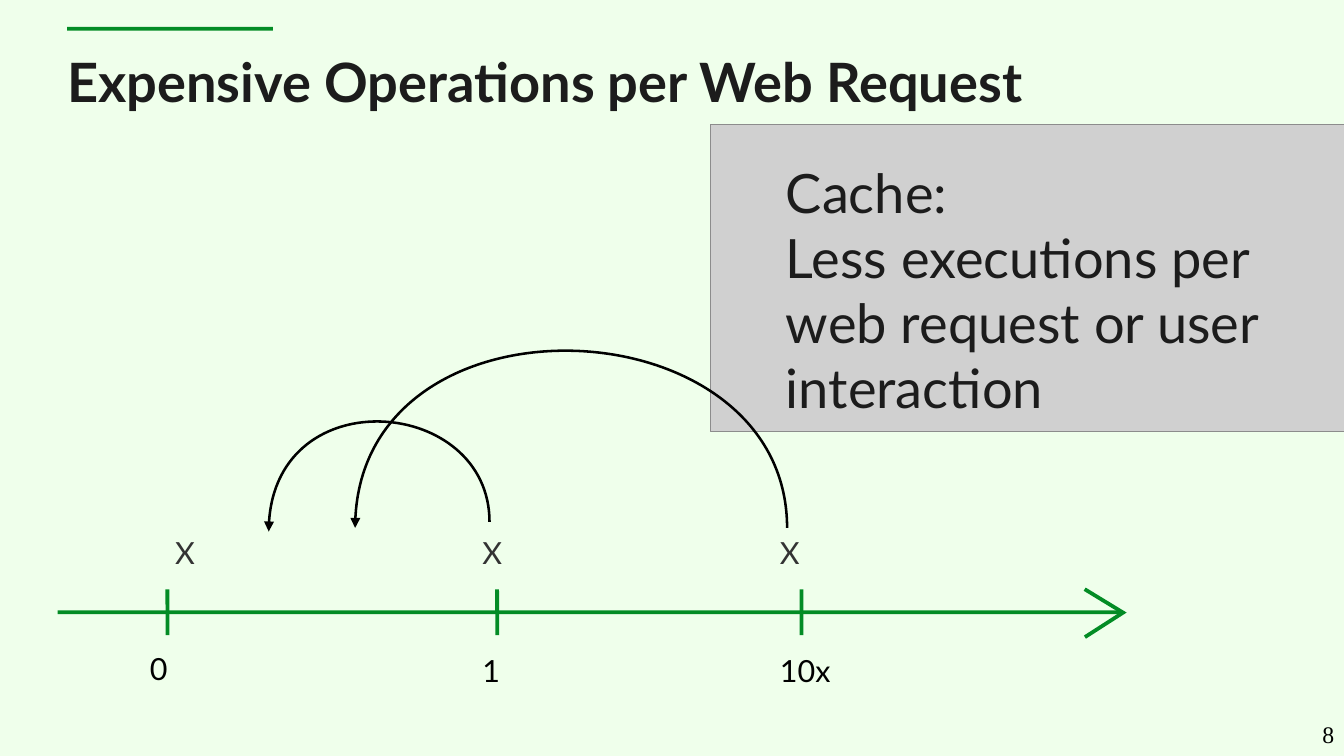
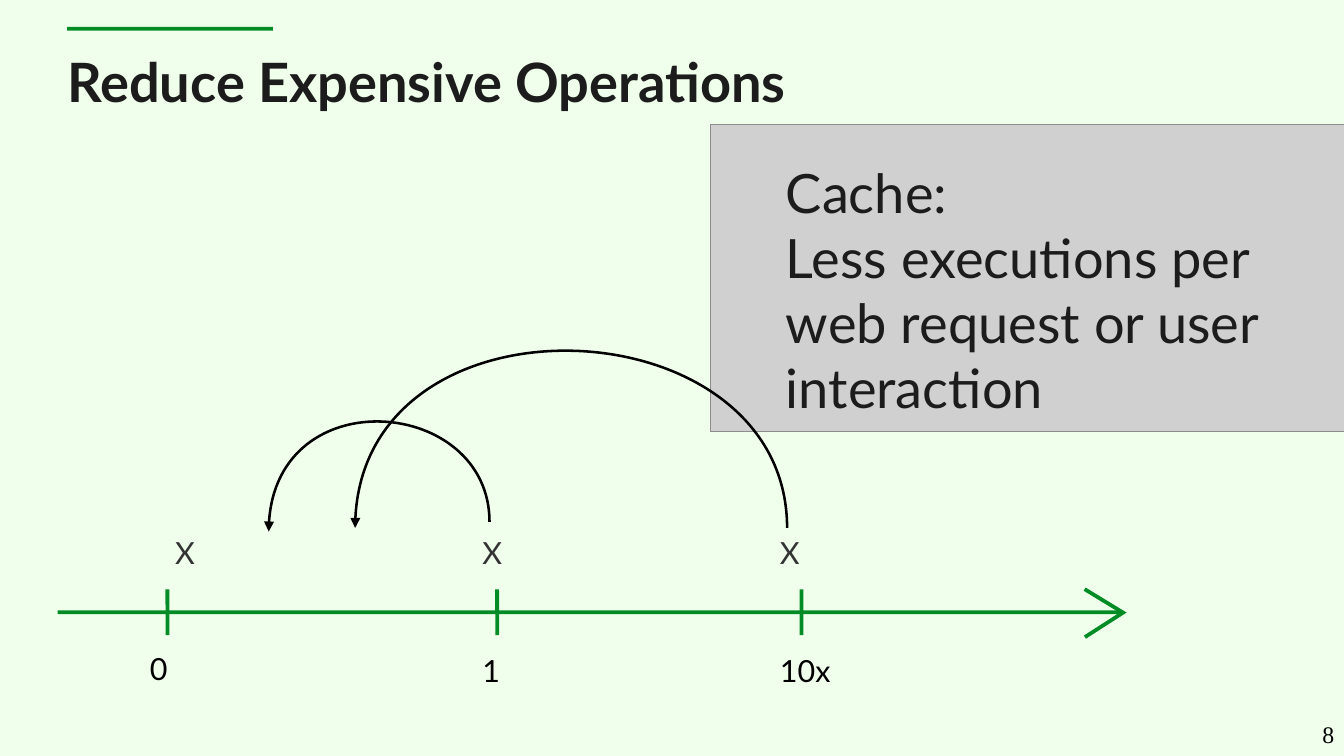
Before and after one commit to cruftex/talk-java-in-process-caching-performance-progress-pitfalls, a slide deck: slide 8 of slides-new.odp. Drawn at 1344x756 pixels with LibreOffice and Linux fonts; fonts in the diff are those of the drawing; grey boxes stand for pictures. Boxes give left, top, right and bottom in pixels: in the first picture for what was removed or moved away, otherwise in the second. Text is boxed around its words. In the diff, an @@ line names an element or a change of style, - is before the commit and + after.

```diff
--- a/slides-new.odp
+++ b/slides-new.odp
@@ title at bbox=[67, 61, 785, 111]: text changed @@
-Expensive Operations per Web Request
+Reduce Expensive Operations
```
Also in this commit, not shown: 10 other slides changed, 8 slides added, 1 slide removed.
